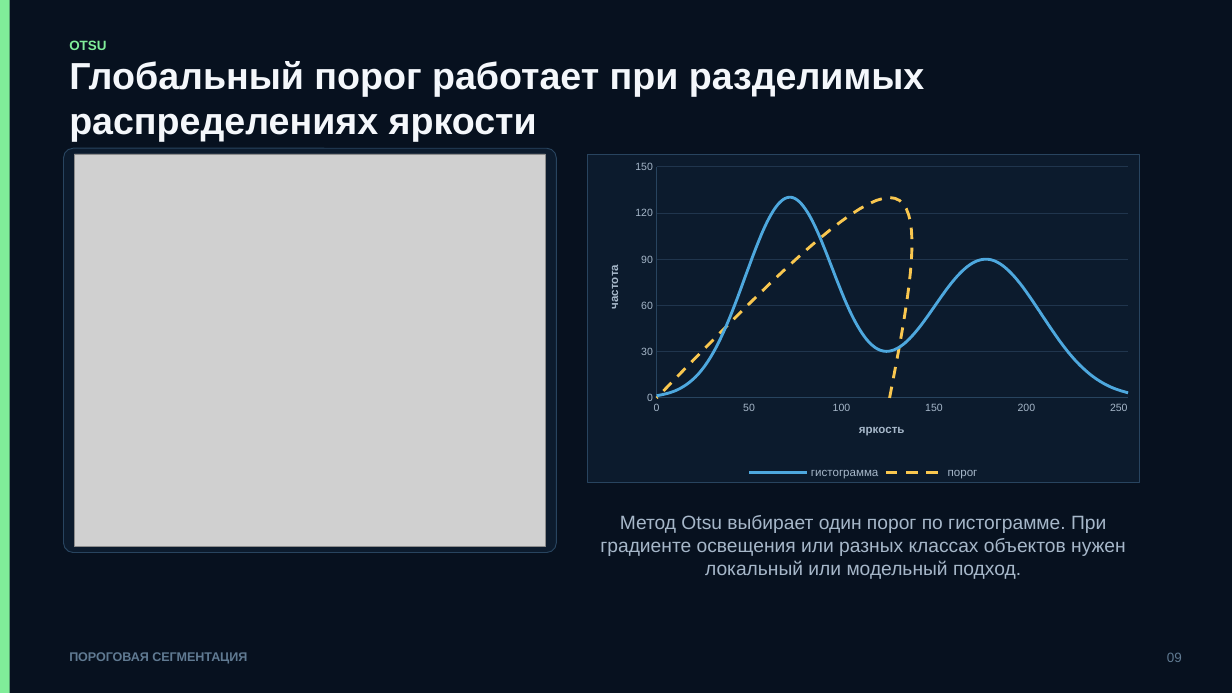
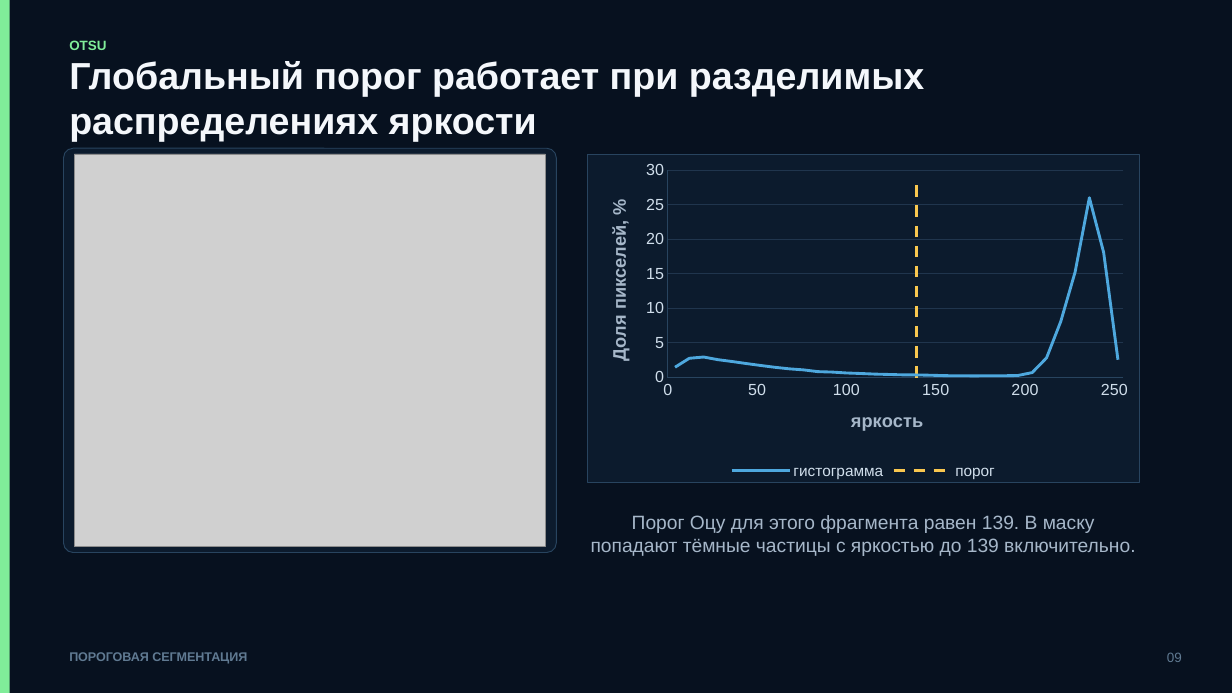
Before and after one commit to ashrpv/computer_science_in_nanoscience, a slide deck: slide 9 of slides/09-image_analysis.pptx. Drawn at 1232x693 pixels with LibreOffice and Linux fonts; fonts in the diff are those of the drawing; grey boxes stand for pictures. Boxes give left, top, right and bottom in pixels: in the first picture for what was removed or moved away, otherwise in the second. Text is boxed around its words. In the diff, an @@ line names an element or a change of style, - is before the commit and + after.

```diff
--- a/slides/09-image_analysis.pptx
+++ b/slides/09-image_analysis.pptx
@@ scatter smooth chart at (587,154,1140,483) @@
@@ scatter smooth chart to scatter lines chart @@
-гистограмма: (0, 1), (8, 4), (16, 9), (25, 19), (33, 34), (41, 57), (49, 84), (58, 109), (66, 126), (74, 130), (82, 119), (90, 98), (99, 73), (107, 51), (115, 36), (123, 30), (132, 33), (140, 42), (148, 56), (156, 70), (164, 81), (173, 89), (181, 90), (189, 84), (197, 73), (206, 59), (214, 44), (222, 30), (230, 20), (238, 12), (247, 6), (255, 3)
+гистограмма: (4, 1.5), (12, 2.8), (20, 3), (28, 2.6), (36, 2.3), (44, 2), (52, 1.8), (60, 1.5), (68, 1.3), (76, 1.1), (84, 0.9), (92, 0.8), (100, 0.7), (108, 0.6), (116, 0.5), (124, 0.4), (132, 0.4), (140, 0.4), (148, 0.3), (156, 0.3), (164, 0.3), (172, 0.2), (180, 0.3), (188, 0.3), (196, 0.3), (204, 0.7), (212, 2.8), (220, 8.1), (228, 15.3), (236, 26), (244, 18.1), (252, 2.6)
-порог: (126, 0), (126, 130)
+порог: (139, 0), (139, 28)
@@ value axis title "частота " to "Доля пикселей, % " @@
@@ legend changed @@
@@ category axis changed @@
@@ value axis changed @@
@@ text at (591,515,1135,556): text changed @@
-Метод Otsu выбирает один порог по гистограмме. При градиенте освещения или разных классах объектов нужен локальный или модельный подход.
+Порог Оцу для этого фрагмента равен 139. В маску попадают тёмные частицы с яркостью до 139 включительно.
```
Also in this commit, not shown: 16 other slides changed, 24 other files.
